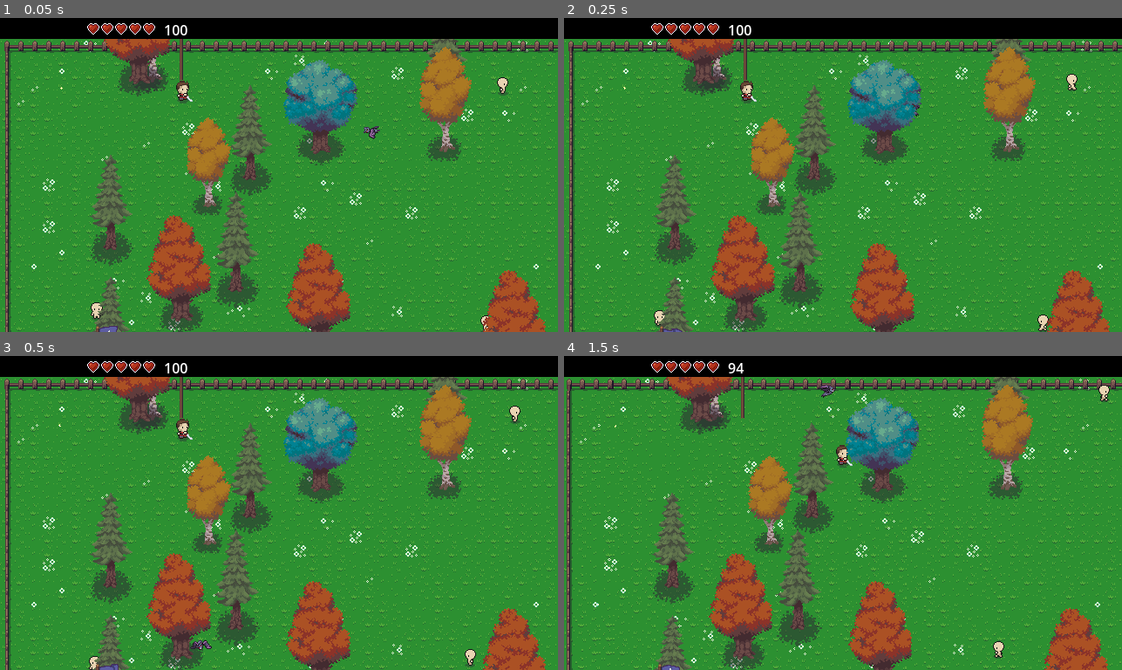
Above: before the commit, frames 1-4 (two rows, left to right).
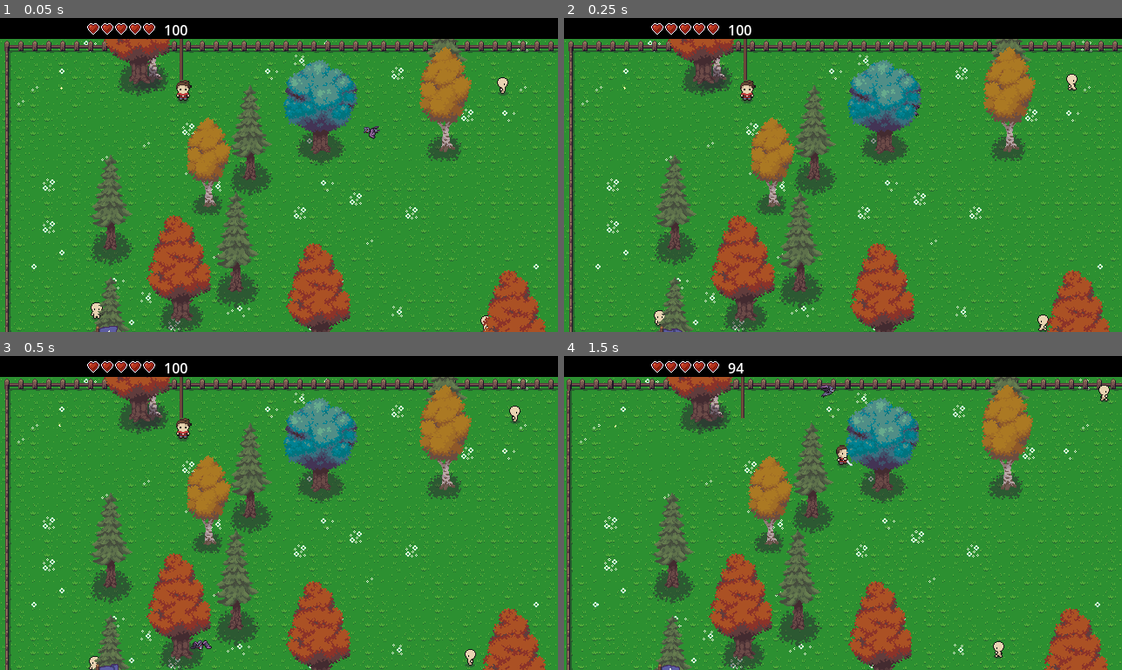
Above: after the commit, the same moments.

Repository: Struckhour/worldbuilder
Game: Godot game, scene res://scenes/main.tscn
The game is run twice, just before and just after one commit, with the same random seed, the same clock (stepped at 60 frames per second) and the same inputs.
Inputs:
- Up to frame 1 (0.05 s): no input
- Up to frame 2 (0.25 s): no input
- Up to frame 3 (0.5 s): no input
- Up to frame 4 (1.5 s): hold D (move_right) 0.53-1.28 s; tap Left (attack) at 0.6 s; tap Right (spin) at 0.8, 1.35 s; hold S (move_down) from 1.28 s (still down)

The runs differ from the first frame. In frame 1, less than 0.1% of the frame differs, in the area x 31-35%, y 19-27%; in frame 2, less than 0.1%; in frame 3, less than 0.1%; in frame 4, nothing differs.

Commit message:
adds mage death celebration and adds big pot, and adds starting of dialogue box

Diff:
--- /dev/null
+++ b/scenes/DialogueBox.tscn
@@ -0,0 +1,55 @@
+[gd_scene load_steps=3 format=3 uid="uid://ccxpte5aveoe2"]
+
+[ext_resource type="Script" uid="uid://bpl11hdfyds30" path="res://scenes/dialogue_box.gd" id="1_r2og1"]
+
+[sub_resource type="StyleBoxFlat" id="StyleBoxFlat_mt8gy"]
+content_margin_left = 12.0
+content_margin_top = 12.0
+content_margin_right = 12.0
+content_margin_bottom = 12.0
+bg_color = Color(0.17, 0.17, 0.17, 0.890196)
+
+[node name="DialogueBox" type="CanvasLayer"]
+script = ExtResource("1_r2og1")
+
+[node name="RootMargin" type="MarginContainer" parent="."]
+anchors_preset = 12
+anchor_top = 1.0
+anchor_right = 1.0
+anchor_bottom = 1.0
+grow_horizontal = 2
+grow_vertical = 0
+theme_override_constants/margin_left = 100
+theme_override_constants/margin_top = 0
+theme_override_constants/margin_right = 100
+theme_override_constants/margin_bottom = 20
+
+[node name="Panel" type="Panel" parent="RootMargin"]
+custom_minimum_size = Vector2(0, 100)
+layout_mode = 2
+theme_override_styles/panel = SubResource("StyleBoxFlat_mt8gy")
+
+[node name="InnerMargin" type="MarginContainer" parent="RootMargin/Panel"]
+layout_mode = 0
+offset_right = 40.0
+offset_bottom = 40.0
+
+[node name="Portrait" type="TextureRect" parent="RootMargin/Panel/InnerMargin"]
+custom_minimum_size = Vector2(96, 96)
+layout_mode = 2
+expand_mode = 1
+stretch_mode = 5
+
+[node name="TextColumn" type="VBoxContainer" parent="RootMargin/Panel/InnerMargin"]
+custom_minimum_size = Vector2(400, 0)
+layout_mode = 2
+
+[node name="NameLabel" type="Label" parent="RootMargin/Panel/InnerMargin/TextColumn"]
+layout_mode = 2
+
+[node name="DialogueLabel" type="RichTextLabel" parent="RootMargin/Panel/InnerMargin/TextColumn"]
+layout_mode = 2
+fit_content = true
+
+[node name="ChoicesContainer" type="VBoxContainer" parent="RootMargin/Panel/InnerMargin/TextColumn"]
+layout_mode = 2
--- a/scenes/boss_fight.tscn
+++ b/scenes/boss_fight.tscn
@@ -7,6 +7,7 @@
 [ext_resource type="Script" uid="uid://bnr80dqb4qadf" path="res://scenes/game_manager.gd" id="5_67f06"]
 [ext_resource type="PackedScene" uid="uid://bl6ddv7vky0v3" path="res://scenes/enemies/mage.tscn" id="6_31neg"]
 [ext_resource type="AudioStream" uid="uid://c860yvcmyquj0" path="res://assets/test_music/boss_music_sample.wav" id="6_x4w2v"]
+[ext_resource type="PackedScene" uid="uid://conmcvr0uk07c" path="res://scenes/enemies/big_pot.tscn" id="8_2tdpq"]
 
 [sub_resource type="TileSetAtlasSource" id="TileSetAtlasSource_1hapx"]
 texture = ExtResource("1_dl1d0")
@@ -2208,3 +2209,8 @@
 
 [node name="BossMusic" type="AudioStreamPlayer2D" parent="."]
 stream = ExtResource("6_x4w2v")
+
+[node name="BigPot" parent="." instance=ExtResource("8_2tdpq")]
+position = Vector2(523, 154)
+
+[connection signal="died" from="Mage" to="Player" method="_on_mage_died"]
--- /dev/null
+++ b/scenes/dialogue_box.gd
@@ -0,0 +1,25 @@
+extends CanvasLayer
+
+@onready var portrait: TextureRect = $RootMargin/Panel/InnerMargin/Portrait
+@onready var name_label: Label = $RootMargin/Panel/InnerMargin/TextColumn/NameLabel
+@onready var dialogue_label: RichTextLabel = $RootMargin/Panel/InnerMargin/TextColumn/DialogueLabel
+@onready var choices_container: VBoxContainer = $RootMargin/Panel/InnerMargin/TextColumn/ChoicesContainer
+
+func _ready() -> void:
+	hide_dialogue()
+
+	# temporary test
+	show_dialogue(
+		"Mage",
+		"You should not have come here. You should not have come here. You should not have come here. You should not have come here. You should not have come here. You should not have come here.",
+		null
+	)
+
+func show_dialogue(speaker_name: String, text: String, portrait_texture: Texture2D = null) -> void:
+	name_label.text = speaker_name
+	dialogue_label.text = text
+	portrait.texture = portrait_texture
+	visible = true
+
+func hide_dialogue() -> void:
+	visible = false
--- /dev/null
+++ b/scenes/enemies/big_pot.gd
@@ -0,0 +1,5 @@
+extends CharacterBody2D
+
+func _ready() -> void:
+	add_to_group("enemies")
+	add_to_group("solid_world")
--- /dev/null
+++ b/scenes/enemies/big_pot.tscn
@@ -0,0 +1,45 @@
+[gd_scene load_steps=7 format=3 uid="uid://conmcvr0uk07c"]
+
+[ext_resource type="Texture2D" uid="uid://cfjahkwk7ha5q" path="res://assets/gfx/objects.png" id="1_fhepu"]
+[ext_resource type="Script" uid="uid://bpd6n5t00pwbu" path="res://scenes/enemies/big_pot.gd" id="1_scms2"]
+
+[sub_resource type="AtlasTexture" id="AtlasTexture_scms2"]
+atlas = ExtResource("1_fhepu")
+region = Rect2(208, 0, 16, 16)
+
+[sub_resource type="SpriteFrames" id="SpriteFrames_y11v8"]
+animations = [{
+"frames": [{
+"duration": 1.0,
+"texture": SubResource("AtlasTexture_scms2")
+}],
+"loop": true,
+"name": &"default",
+"speed": 5.0
+}]
+
+[sub_resource type="RectangleShape2D" id="RectangleShape2D_cfmxk"]
+size = Vector2(48, 56)
+
+[sub_resource type="RectangleShape2D" id="RectangleShape2D_fhepu"]
+size = Vector2(45, 54)
+
+[node name="BigPot" type="CharacterBody2D"]
+script = ExtResource("1_scms2")
+
+[node name="AnimatedSprite2D" type="AnimatedSprite2D" parent="."]
+scale = Vector2(5, 5)
+sprite_frames = SubResource("SpriteFrames_y11v8")
+frame_progress = 0.898945
+
+[node name="EnemyHitbox" type="Area2D" parent="."]
+collision_layer = 41
+collision_mask = 3
+
+[node name="CollisionShape2D" type="CollisionShape2D" parent="EnemyHitbox"]
+position = Vector2(-5, 2)
+shape = SubResource("RectangleShape2D_cfmxk")
+
+[node name="PotBody" type="CollisionShape2D" parent="."]
+position = Vector2(-5.5, 2)
+shape = SubResource("RectangleShape2D_fhepu")
--- a/scenes/enemies/mage.tscn
+++ b/scenes/enemies/mage.tscn
@@ -213,7 +213,6 @@
 
 [node name="ScurryAudio" type="AudioStreamPlayer2D" parent="."]
 stream = ExtResource("6_qs5cf")
-volume_db = -12.0
 
 [node name="PoofReverseAudio" type="AudioStreamPlayer2D" parent="."]
 stream = ExtResource("7_luofg")
--- a/scenes/player.tscn
+++ b/scenes/player.tscn
@@ -133,13 +133,13 @@
 atlas = ExtResource("1_4flbx")
 region = Rect2(192, 64, 16, 32)
 
+[sub_resource type="AtlasTexture" id="AtlasTexture_hl5qd"]
+atlas = ExtResource("1_4flbx")
+region = Rect2(0, 0, 16, 32)
+
 [sub_resource type="AtlasTexture" id="AtlasTexture_tkwlq"]
 atlas = ExtResource("1_4flbx")
 region = Rect2(216, 0, 16, 32)
-
-[sub_resource type="AtlasTexture" id="AtlasTexture_hl5qd"]
-atlas = ExtResource("1_4flbx")
-region = Rect2(0, 0, 16, 32)
 
 [sub_resource type="AtlasTexture" id="AtlasTexture_ek41f"]
 atlas = ExtResource("1_4flbx")
@@ -501,10 +501,10 @@
 }, {
 "frames": [{
 "duration": 1.0,
+"texture": SubResource("AtlasTexture_hl5qd")
+}, {
+"duration": 1.0,
 "texture": SubResource("AtlasTexture_tkwlq")
-}, {
-"duration": 1.0,
-"texture": SubResource("AtlasTexture_hl5qd")
 }, {
 "duration": 1.0,
 "texture": SubResource("AtlasTexture_ek41f")
@@ -819,9 +819,8 @@
 [node name="AnimatedSprite2D" type="AnimatedSprite2D" parent="."]
 position = Vector2(0, -9)
 sprite_frames = SubResource("SpriteFrames_xg1a7")
-animation = &"spinright"
-frame = 11
-frame_progress = 1.0
+animation = &"celebrate"
+frame_progress = 0.608228
 
 [node name="PlayerBody" type="CollisionShape2D" parent="."]
 position = Vector2(0, -2)
--- a/scripts/mage.gd
+++ b/scripts/mage.gd
@@ -1,5 +1,6 @@
 extends CharacterBody2D
 
+signal died
 @export var max_health := 3
 @export var speed := 200.0
 @export var contact_damage := 4
@@ -207,7 +208,7 @@
 
 func die() -> void:
 	dead = true
-
+	died.emit()
 	body_shape.set_deferred("disabled", true)
 	hurtbox_shape.set_deferred("disabled", true)
 	contact_shape.set_deferred("disabled", true)
--- a/scripts/player.gd
+++ b/scripts/player.gd
@@ -19,6 +19,7 @@
 const MIN_PEACE_TO_SHOOT := 75
 const PEACE_REGEN_PER_SECOND := 5.0
 
+var celebrating := false
 var peace := 100.0
 
 
@@ -33,6 +34,8 @@
 func _physics_process(delta):
 	regenerate_peace(delta)
 
+	if celebrating:
+		return
 	handle_movement()
 	handle_attack()
 	handle_spin()
@@ -233,3 +236,12 @@
 		return
 
 	anim.play("walk" + facing)
+
+
+func _on_mage_died() -> void:
+	celebrating = true
+	attacking = false
+	spinning = false
+	attack_shape.set_deferred("disabled", true)
+	velocity = Vector2.ZERO
+	anim.play("celebrate")
Not shown: 1 places in scenes/boss_fight.tscn that only renumber resources
Not shown, added: scenes/dialogue_box.gd.uid
Not shown, added: scenes/enemies/big_pot.gd.uid
